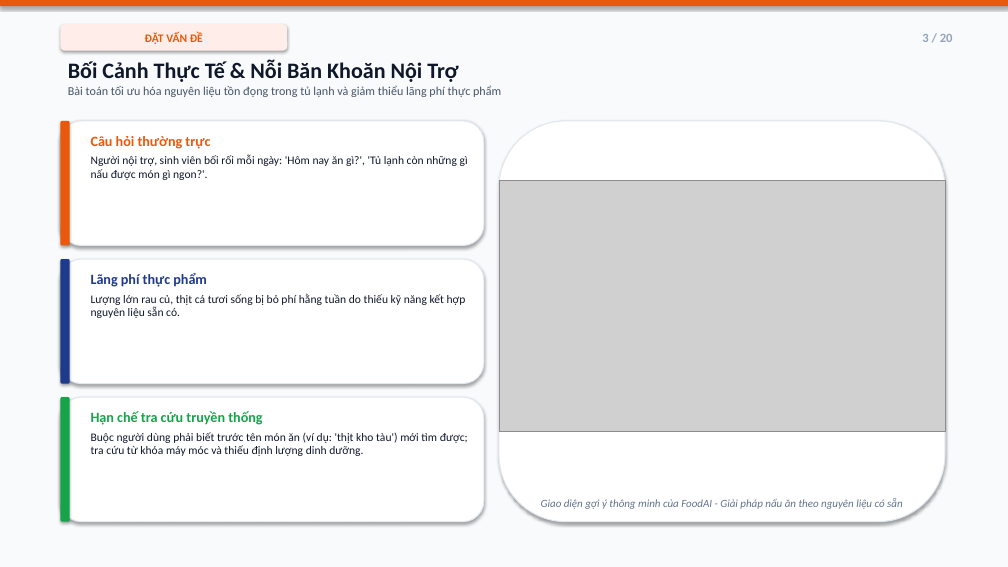
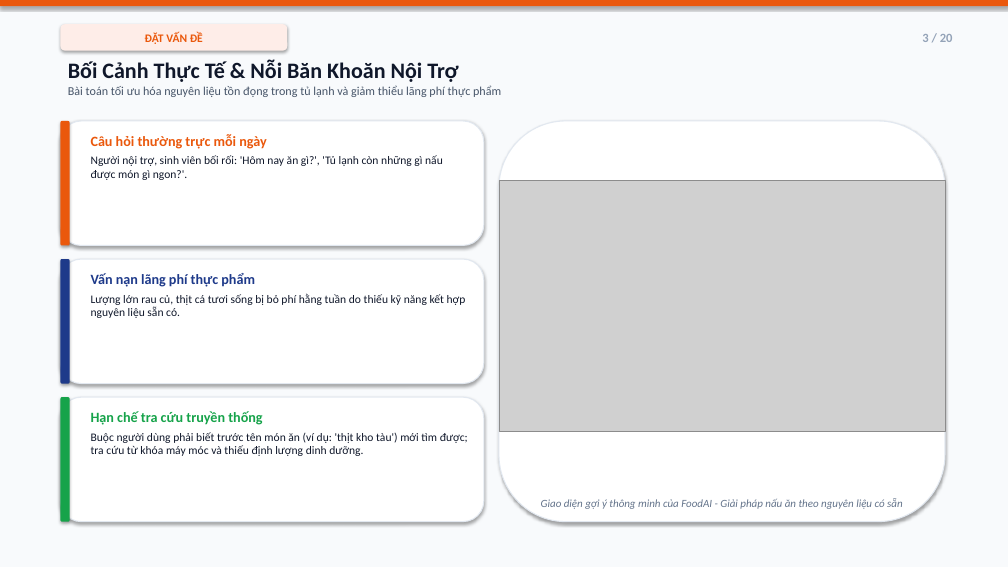
Before and after one commit to T-glonk/DoAnTriTueNhanTao, a slide deck: slide 3 of FoodAI_Slide_Thuyet_Trinh_20_Slides.pptx. Drawn at 1008x567 pixels with LibreOffice and Linux fonts; fonts in the diff are those of the drawing; grey boxes stand for pictures. Boxes give left, top, right and bottom in pixels: in the first picture for what was removed or moved away, otherwise in the second. Text is boxed around its words. In the diff, an @@ line names an element or a change of style, - is before the commit and + after.

```diff
--- a/FoodAI_Slide_Thuyet_Trinh_20_Slides.pptx
+++ b/FoodAI_Slide_Thuyet_Trinh_20_Slides.pptx
@@ text at (x1=91, y1=134, x2=443, y2=180): text changed @@
-Câu hỏi thường trực
-Người nội trợ, sinh viên bối rối mỗi ngày: 'Hôm nay ăn gì?', 'Tủ lạnh còn những gì nấu được món gì ngon?'.
+Câu hỏi thường trực mỗi ngày
+Người nội trợ, sinh viên bối rối: 'Hôm nay ăn gì?', 'Tủ lạnh còn những gì nấu được món gì ngon?'.
@@ text at (x1=91, y1=273, x2=255, y2=287): text changed @@
-Lãng phí thực phẩm
+Vấn nạn lãng phí thực phẩm
```
Also in this commit, not shown: 4 other slides changed, 1 other file.
